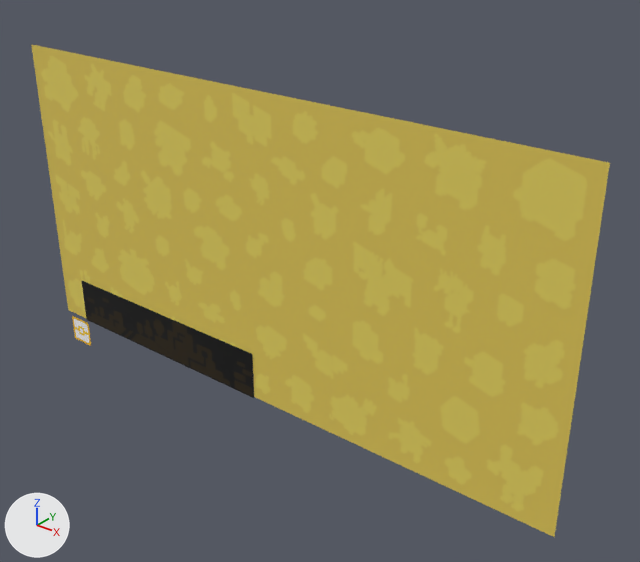
Two versions of the FBX model Reference/Resources/Mesh/Animation/Loading/title_loading.fbx, one commit apart.
Both versions are drawn from a 50 mm lens placed at (7.53, -8.09, 5.6), pointed at (0.69, 0.46, 0.29). The axes (+X, +Y, +Z) are drawn at lower left. The lights are the same throughout. Where no turn or scale is listed for an object, it has been applied to the vertices.

Objects in the first picture: 'Splash', 'Splash island', 'window monsterball mark'.
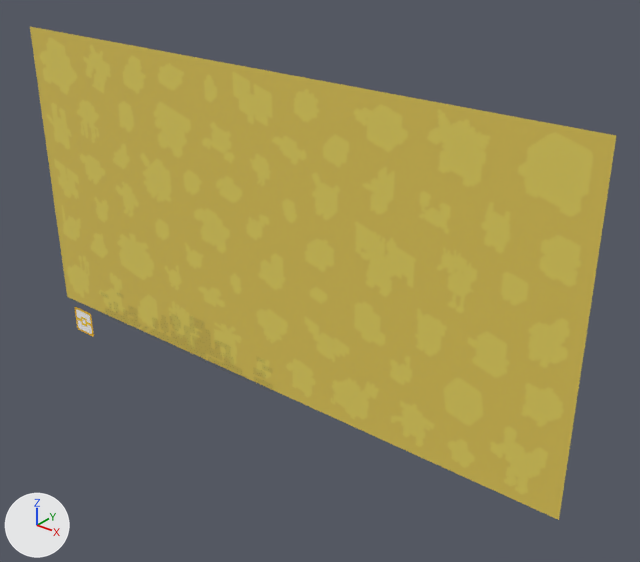
Changed parts and their boxes (x1, y1, x2, y2) in the pictures (640 x 562 px):
'Splash', moved
    before: (31, 44, 610, 537)
    after: (30, 27, 616, 520)
'Splash island', surface changed, moved (not visible afterwards)
    before: (82, 281, 254, 398)
'window monsterball mark', moved
    before: (72, 316, 91, 346)
    after: (75, 307, 94, 336)

The change, as a diff of the scene's bpy script:
```diff
--- a/Reference/Resources/Mesh/Animation/Loading/title_loading.fbx.py
+++ b/Reference/Resources/Mesh/Animation/Loading/title_loading.fbx.py
@@ img_splash_island_png @@
-img_splash_island_png = load_image('Splash_island.png', 'Splash_island.png', 512, 99, 'sRGB')
+img_splash_island_png = load_image('Splash_island.png', 'Splash_island.png', 512, 99, 'Non-Color')
@@ mat_splash_island @@
 n0 = _N.new('ShaderNodeBsdfPrincipled'); n0.name = 'Principled BSDF'
 n2.image = img_splash_island_png
+n3 = _N.new('ShaderNodeTexImage'); n3.name = 'Image Texture.001'
+n3.image = img_splash_island_png
 _L.new(n2.outputs[0], n0.inputs[0])  # 'Color' to 'Base Color'
 _L.new(n0.outputs[0], n1.inputs[0])  # 'BSDF' to 'Surface'
+_L.new(n3.outputs[0], n0.inputs[4])  # 'Color' to 'Alpha'
@@ ob_window_monsterball_mark @@
 ob_window_monsterball_mark = bpy.data.objects.new('window monsterball mark', me_window_monsterball_mark)
-ob_window_monsterball_mark.location = (-4.32, 0.0, -2.02)
+ob_window_monsterball_mark.location = (-4.21, 0.0, -1.8)
@@ ob_splash_island @@
 ob_splash_island = bpy.data.objects.new('Splash island', me_splash_island)
-ob_splash_island.location = (-1.12, 0.0, -1.04)
+ob_splash_island.location = (-0.72, 0.0, -0.82)
@@ ob_splash @@
 ob_splash = bpy.data.objects.new('Splash', me_splash)
-ob_splash.location = (0.0, 0.01, 0.55)
+ob_splash.location = (0.02, 0.01, 0.82)
```
